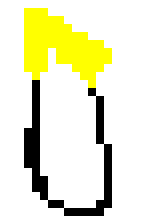
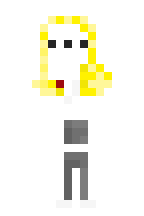
Layers edited between the first and the second 144x216 image:
added layer "Layer 2 copy" above "Layer 1" over [32, 16, 112, 208]
hid "Layer 1" over [24, 8, 112, 216]
